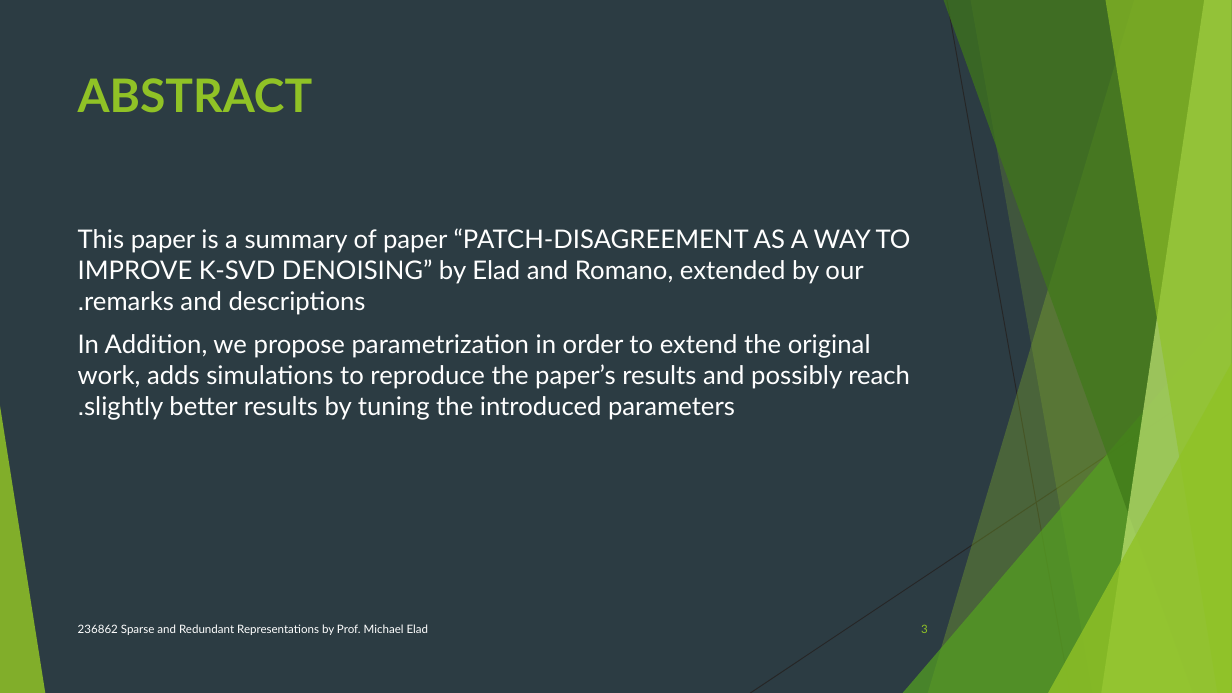
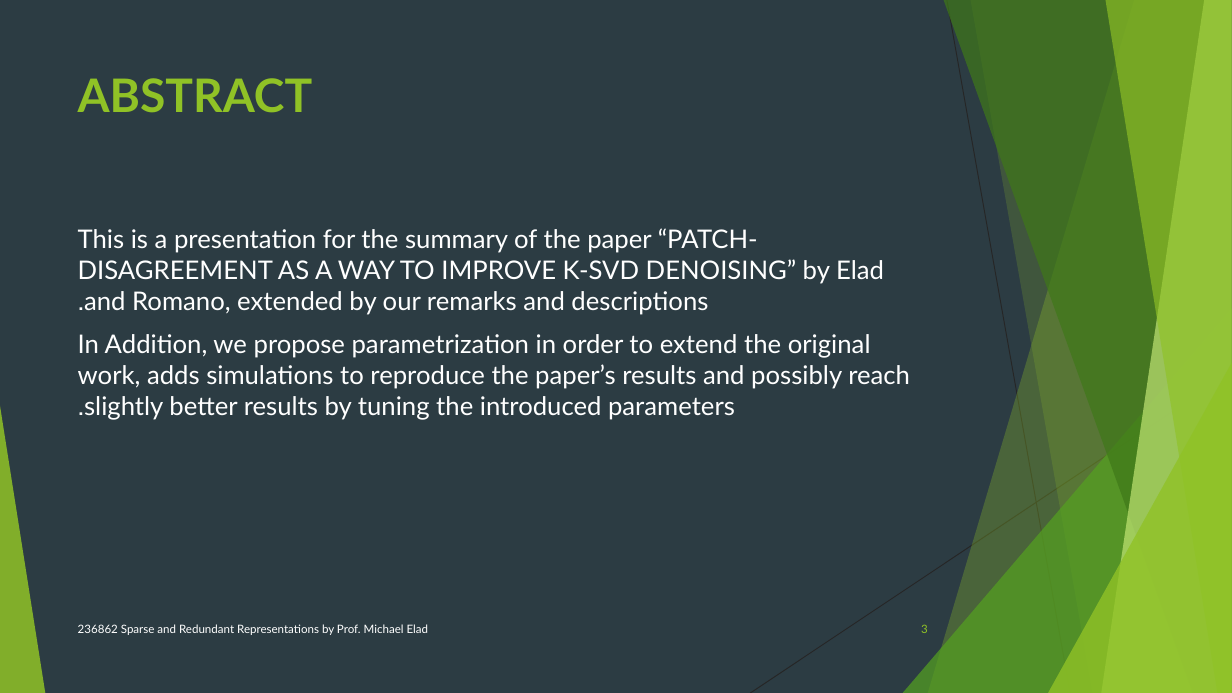
Before and after one commit to neryah/PATCH-DISAGREEMENT-AS-A-WAY-TO-IMPROVE-K-SVD-DENOISING-implementation-and-improvement, a slide deck: slide 3 of project presentation.pptx. Drawn at 1232x693 pixels with LibreOffice and Linux fonts; fonts in the diff are those of the drawing. Boxes give left, top, right and bottom in pixels: in the first picture for what was removed or moved away, otherwise in the second. Text is boxed around its words. In the diff, an @@ line names an element or a change of style, - is before the commit and + after.

```diff
--- a/project presentation.pptx
+++ b/project presentation.pptx
@@ text at (x1=78, y1=228, x2=884, y2=315): text changed @@
-This paper is a summary of paper “PATCH-DISAGREEMENT AS A WAY TO IMPROVE K-SVD DENOISING” by Elad and Romano, extended by our remarks and descriptions.
+This is a presentation for the summary of the paper “PATCH-DISAGREEMENT AS A WAY TO IMPROVE K-SVD DENOISING” by Elad and Romano, extended by our remarks and descriptions.
```
Also in this commit, not shown: 2 other slides changed, 1 slide added.
